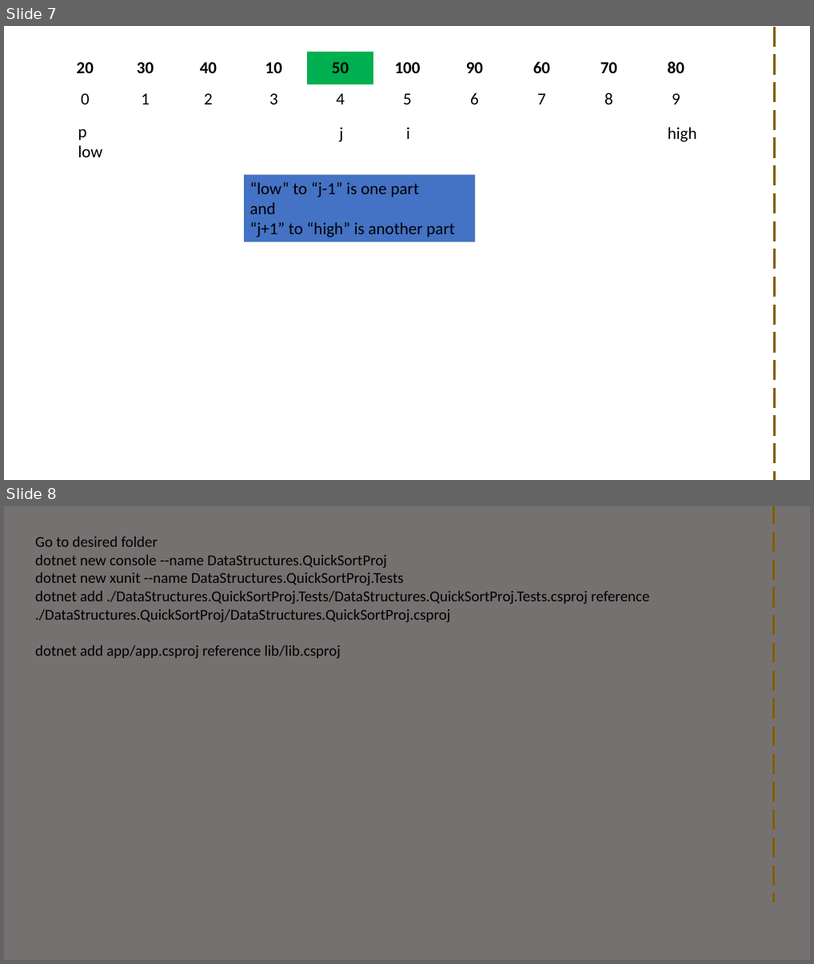
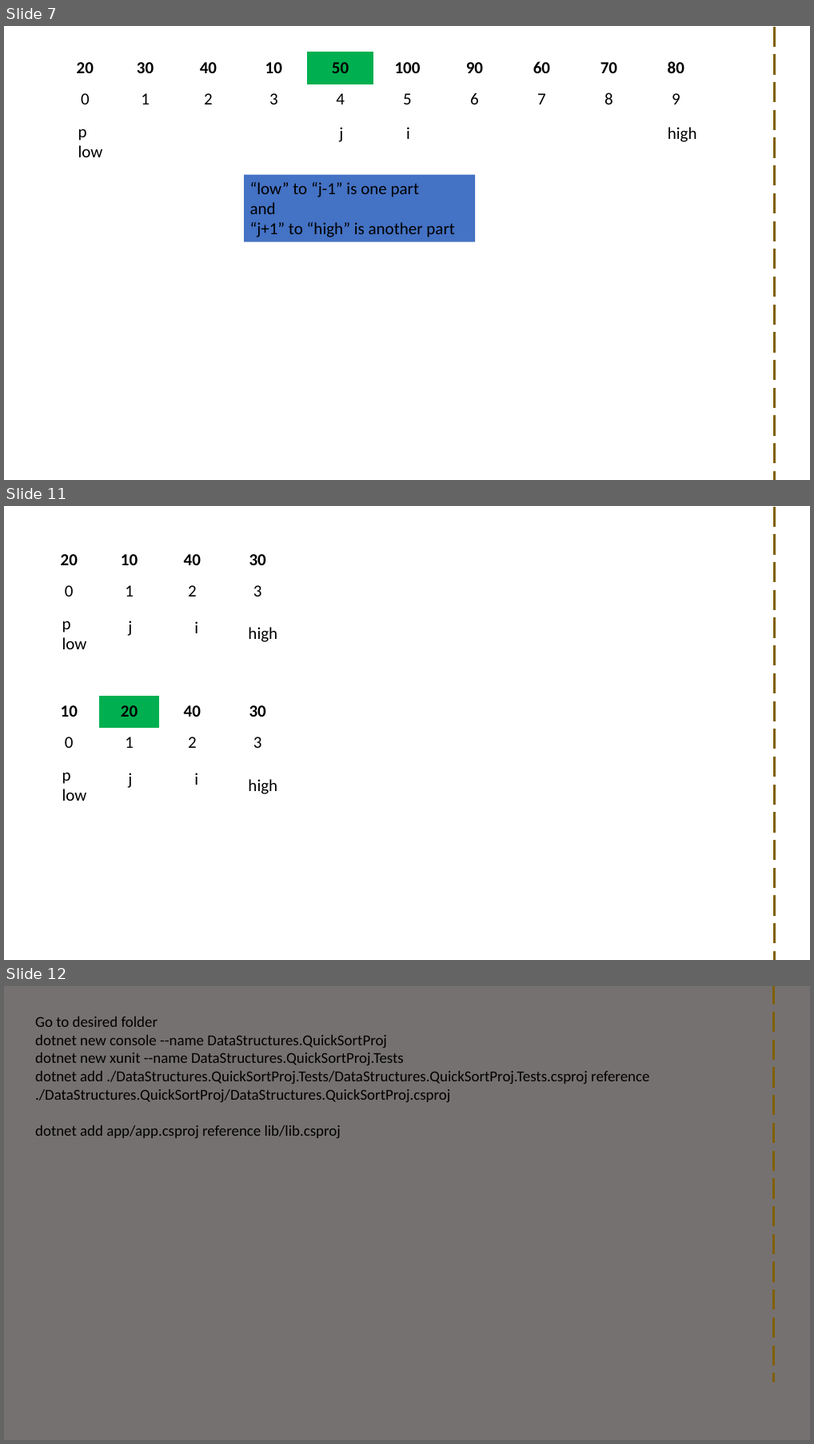
Before and after one commit to visweswarpenti/Trainings, a slide deck: Data Structures using C#/data-structures-using-.net-core-csharp/Sortings/Quick Sort/QuickSort.pptx. Shown one above the other, each under a label of ours: slides 7 and 8 before the commit, slides 7, 11 and 12 after it; the slides between them are not shown. The pictures are 814x964 and 814x1444 pixels, drawn with LibreOffice and Linux fonts; fonts in the diff are those of the drawing; background and template pictures are left out. Boxes give left, top, right and bottom in pixels: in the first picture for what was removed or moved away, otherwise in the second. Text is boxed around its words. In the diff, an @@ line names an element or a change of style, - is before the commit and + after.

```diff
--- a/Data Structures using C#/data-structures-using-.net-core-csharp/Sortings/Quick Sort/QuickSort.pptx
+++ b/Data Structures using C#/data-structures-using-.net-core-csharp/Sortings/Quick Sort/QuickSort.pptx
@@ slide 11 added at <box>4,506,810,960</box>, background picture (left out) @@
@@ line added from (775, 507) to (775, 960), #806000 3 pt dashed @@
@@ table added at <box>40,544,290,605</box>, 2 rows, 4 columns @@
+20 | 10 | 40 | 30
+0 | 1 | 2 | 3
@@ text added at <box>62,621,87,649</box>, 20 pt, text #000000 @@
+p
+low
@@ text added at <box>128,620,132,636</box>, 20 pt, text #000000 @@
+j
@@ text added at <box>194,621,198,633</box>, 20 pt, text #000000 @@
+i
@@ text added at <box>248,627,278,642</box>, 20 pt, text #000000 @@
+high
@@ table added at <box>40,695,290,756</box>, 2 rows, 4 columns @@
+10 | 20 | 40 | 30
+0 | 1 | 2 | 3
@@ text added at <box>62,772,87,800</box>, 20 pt, text #000000 @@
+p
+low
@@ text added at <box>128,772,132,788</box>, 20 pt, text #000000 @@
+j
@@ text added at <box>194,772,198,784</box>, 20 pt, text #000000 @@
+i
@@ text added at <box>248,779,278,794</box>, 20 pt, text #000000 @@
+high
@@ what was slide 8 is now slide 12 @@
```
Also in this commit, not shown: 2 slides changed, 3 other slides added, 12 other files.
